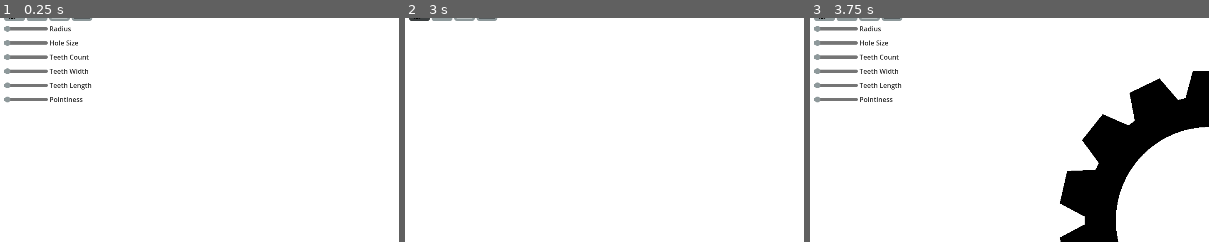
Above: before the commit, frames 1-3 (left to right).
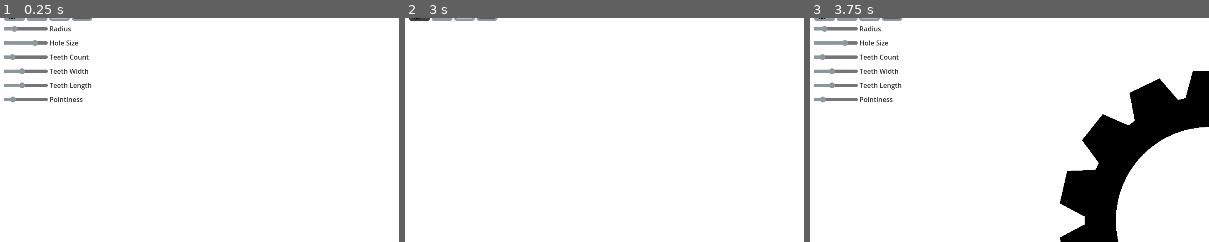
Above: after the commit, the same moments.

Repository: JustCozzie/CogRenderer
Game: Godot game, scene res://CogRenderer.tscn
Two runs of this game, one before a commit and one after it. Both use one fixed random seed, a clock stepped at 60 frames per second and the inputs below.
Inputs (mouse positions are % of the whole screen's width and height, from its top left):
- Up to frame 1 (0.25 s): no input
- Up to frame 2 (3 s): click (5, 3) at 0.5 s; click (5, 3) at 1.25 s; click (5, 3) at 2 s; click (2, 3) at 2.75 s
- Up to frame 3 (3.75 s): tap Enter at 3.5 s; move the mouse to (50, 50) at 3.52 s; hold A (Add Cog) from 3.53 s (still down); click (50, 50) at 3.67 s
The pictures show only the part of the screen within x 0-50%, y 5-55%; the shares and areas given below are measured in that part.

The runs differ from the first frame. In frame 1, 0.4% of the frame differs, in the area x 1-10%, y 3-38%; in frame 2, nothing differs; in frame 3, 0.4%.

Commit message:
Hooked up radius and holesize sliders
Holesize is no longer arbitrary, Instead a percentage from none, to covering whole.

Diff:
--- a/CogDraw.gd
+++ b/CogDraw.gd
@@ -25,6 +25,8 @@
 func _ready():
 	origin = get_viewport().get_mouse_position()
 	cogColour = sceneHandler.cogColour
+	radius = sceneHandler.radius * 3
+	holeSize = sceneHandler.holeSize
 	LoadTeeth()
 	pass # Replace with function body.
 
--- a/CogRenderer.tscn
+++ b/CogRenderer.tscn
@@ -209,12 +209,14 @@
 [node name="HBoxContainer2" type="HBoxContainer" parent="CanvasLayer/UI/VBoxContainer/Menu"]
 layout_mode = 2
 
-[node name="HSlider" type="HSlider" parent="CanvasLayer/UI/VBoxContainer/Menu/HBoxContainer2"]
-custom_minimum_size = Vector2(105, 30)
-layout_mode = 2
-size_flags_horizontal = 0
-theme = ExtResource("6_p2oin")
-theme_override_styles/grabber_area = SubResource("StyleBoxFlat_kpmek")
+[node name="RadiusSlider" type="HSlider" parent="CanvasLayer/UI/VBoxContainer/Menu/HBoxContainer2"]
+custom_minimum_size = Vector2(105, 30)
+layout_mode = 2
+size_flags_horizontal = 0
+theme = ExtResource("6_p2oin")
+theme_override_styles/grabber_area = SubResource("StyleBoxFlat_kpmek")
+max_value = 500.0
+value = 100.0
 scrollable = false
 
 [node name="Label" type="Label" parent="CanvasLayer/UI/VBoxContainer/Menu/HBoxContainer2"]
@@ -228,12 +230,13 @@
 [node name="HBoxContainer3" type="HBoxContainer" parent="CanvasLayer/UI/VBoxContainer/Menu"]
 layout_mode = 2
 
-[node name="HSlider" type="HSlider" parent="CanvasLayer/UI/VBoxContainer/Menu/HBoxContainer3"]
-custom_minimum_size = Vector2(105, 30)
-layout_mode = 2
-size_flags_horizontal = 0
-theme = ExtResource("6_p2oin")
-theme_override_styles/grabber_area = SubResource("StyleBoxFlat_kpmek")
+[node name="HoleSizeslider" type="HSlider" parent="CanvasLayer/UI/VBoxContainer/Menu/HBoxContainer3"]
+custom_minimum_size = Vector2(105, 30)
+layout_mode = 2
+size_flags_horizontal = 0
+theme = ExtResource("6_p2oin")
+theme_override_styles/grabber_area = SubResource("StyleBoxFlat_kpmek")
+value = 75.0
 scrollable = false
 
 [node name="Label" type="Label" parent="CanvasLayer/UI/VBoxContainer/Menu/HBoxContainer3"]
@@ -244,12 +247,14 @@
 [node name="HBoxContainer4" type="HBoxContainer" parent="CanvasLayer/UI/VBoxContainer/Menu"]
 layout_mode = 2
 
-[node name="HSlider" type="HSlider" parent="CanvasLayer/UI/VBoxContainer/Menu/HBoxContainer4"]
-custom_minimum_size = Vector2(105, 30)
-layout_mode = 2
-size_flags_horizontal = 0
-theme = ExtResource("6_p2oin")
-theme_override_styles/grabber_area = SubResource("StyleBoxFlat_kpmek")
+[node name="TeethCountSlider" type="HSlider" parent="CanvasLayer/UI/VBoxContainer/Menu/HBoxContainer4"]
+custom_minimum_size = Vector2(105, 30)
+layout_mode = 2
+size_flags_horizontal = 0
+theme = ExtResource("6_p2oin")
+theme_override_styles/grabber_area = SubResource("StyleBoxFlat_kpmek")
+value = 14.0
+rounded = true
 scrollable = false
 
 [node name="Label" type="Label" parent="CanvasLayer/UI/VBoxContainer/Menu/HBoxContainer4"]
@@ -260,12 +265,13 @@
 [node name="HBoxContainer5" type="HBoxContainer" parent="CanvasLayer/UI/VBoxContainer/Menu"]
 layout_mode = 2
 
-[node name="HSlider" type="HSlider" parent="CanvasLayer/UI/VBoxContainer/Menu/HBoxContainer5"]
-custom_minimum_size = Vector2(105, 30)
-layout_mode = 2
-size_flags_horizontal = 0
-theme = ExtResource("6_p2oin")
-theme_override_styles/grabber_area = SubResource("StyleBoxFlat_kpmek")
+[node name="TeethWidthSlider" type="HSlider" parent="CanvasLayer/UI/VBoxContainer/Menu/HBoxContainer5"]
+custom_minimum_size = Vector2(105, 30)
+layout_mode = 2
+size_flags_horizontal = 0
+theme = ExtResource("6_p2oin")
+theme_override_styles/grabber_area = SubResource("StyleBoxFlat_kpmek")
+value = 40.0
 scrollable = false
 
 [node name="Label" type="Label" parent="CanvasLayer/UI/VBoxContainer/Menu/HBoxContainer5"]
@@ -276,12 +282,13 @@
 [node name="HBoxContainer6" type="HBoxContainer" parent="CanvasLayer/UI/VBoxContainer/Menu"]
 layout_mode = 2
 
-[node name="HSlider" type="HSlider" parent="CanvasLayer/UI/VBoxContainer/Menu/HBoxContainer6"]
-custom_minimum_size = Vector2(105, 30)
-layout_mode = 2
-size_flags_horizontal = 0
-theme = ExtResource("6_p2oin")
-theme_override_styles/grabber_area = SubResource("StyleBoxFlat_kpmek")
+[node name="TeethLengthSlider" type="HSlider" parent="CanvasLayer/UI/VBoxContainer/Menu/HBoxContainer6"]
+custom_minimum_size = Vector2(105, 30)
+layout_mode = 2
+size_flags_horizontal = 0
+theme = ExtResource("6_p2oin")
+theme_override_styles/grabber_area = SubResource("StyleBoxFlat_kpmek")
+value = 40.0
 scrollable = false
 
 [node name="Label" type="Label" parent="CanvasLayer/UI/VBoxContainer/Menu/HBoxContainer6"]
@@ -292,12 +299,13 @@
 [node name="HBoxContainer7" type="HBoxContainer" parent="CanvasLayer/UI/VBoxContainer/Menu"]
 layout_mode = 2
 
-[node name="HSlider" type="HSlider" parent="CanvasLayer/UI/VBoxContainer/Menu/HBoxContainer7"]
-custom_minimum_size = Vector2(105, 30)
-layout_mode = 2
-size_flags_horizontal = 0
-theme = ExtResource("6_p2oin")
-theme_override_styles/grabber_area = SubResource("StyleBoxFlat_kpmek")
+[node name="PointinessSlider" type="HSlider" parent="CanvasLayer/UI/VBoxContainer/Menu/HBoxContainer7"]
+custom_minimum_size = Vector2(105, 30)
+layout_mode = 2
+size_flags_horizontal = 0
+theme = ExtResource("6_p2oin")
+theme_override_styles/grabber_area = SubResource("StyleBoxFlat_kpmek")
+value = 15.0
 scrollable = false
 
 [node name="Label" type="Label" parent="CanvasLayer/UI/VBoxContainer/Menu/HBoxContainer7"]
@@ -316,3 +324,5 @@
 [connection signal="pressed" from="CanvasLayer/UI/VBoxContainer/HBoxContainer/ScreenshotBut" to="." method="_on_screenshot_but_pressed"]
 [connection signal="color_changed" from="CanvasLayer/UI/VBoxContainer/HBoxContainer/BGPickerButton" to="." method="_on_bg_picker_button_color_changed"]
 [connection signal="color_changed" from="CanvasLayer/UI/VBoxContainer/HBoxContainer/CogPickerButton" to="." method="_on_cog_picker_button_color_changed"]
+[connection signal="value_changed" from="CanvasLayer/UI/VBoxContainer/Menu/HBoxContainer2/RadiusSlider" to="." method="_on_radius_slider_value_changed"]
+[connection signal="value_changed" from="CanvasLayer/UI/VBoxContainer/Menu/HBoxContainer3/HoleSizeslider" to="." method="_on_hole_sizeslider_value_changed"]
--- a/SceneHandler.gd
+++ b/SceneHandler.gd
@@ -6,6 +6,14 @@
 @export var backgroundColour = Color.WHITE
 @onready var bg_picker_button = $CanvasLayer/UI/VBoxContainer/HBoxContainer/BGPickerButton
 @onready var cog_picker_button = $CanvasLayer/UI/VBoxContainer/HBoxContainer/CogPickerButton
+
+var radius = 100 # Size of cogwheel
+var holeSize = 75 # Percentage. 100 is covers whole cogewheel, 0 is no hole
+var teethWidth = 40
+var teethLength = 40
+var teethNumber = 14 # How many teeth on cogwheel
+var teethPointiness = 15
+
 # Called when the node enters the scene tree for the first time.
 func _ready():
 	RenderingServer.set_default_clear_color(backgroundColour)
@@ -65,3 +73,11 @@
 
 func _on_menu_but_toggled(button_pressed):
 	$CanvasLayer/UI/VBoxContainer/Menu.visible = !button_pressed
+
+
+func _on_radius_slider_value_changed(value):
+	radius = value
+
+
+func _on_hole_sizeslider_value_changed(value):
+	holeSize = value
